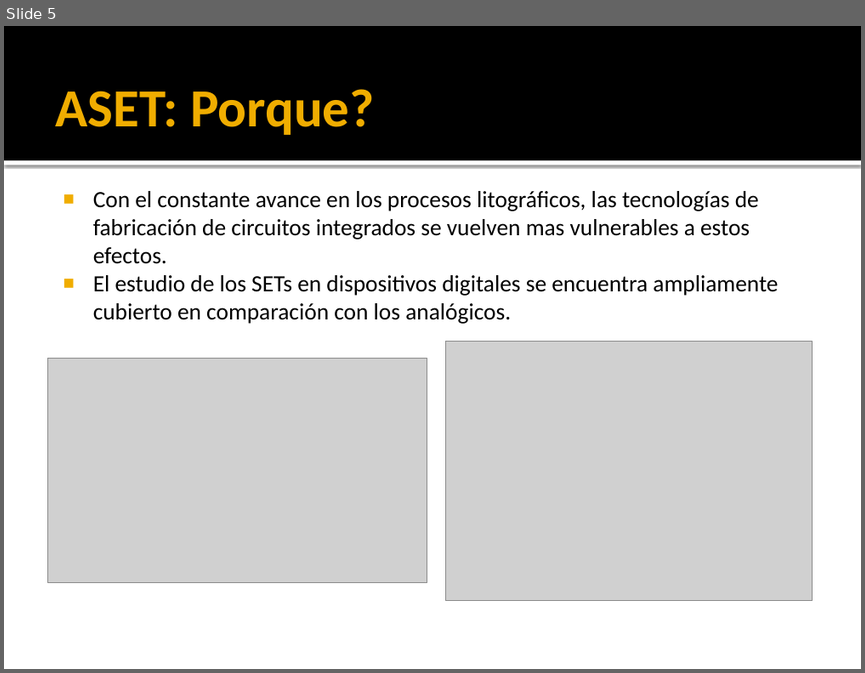
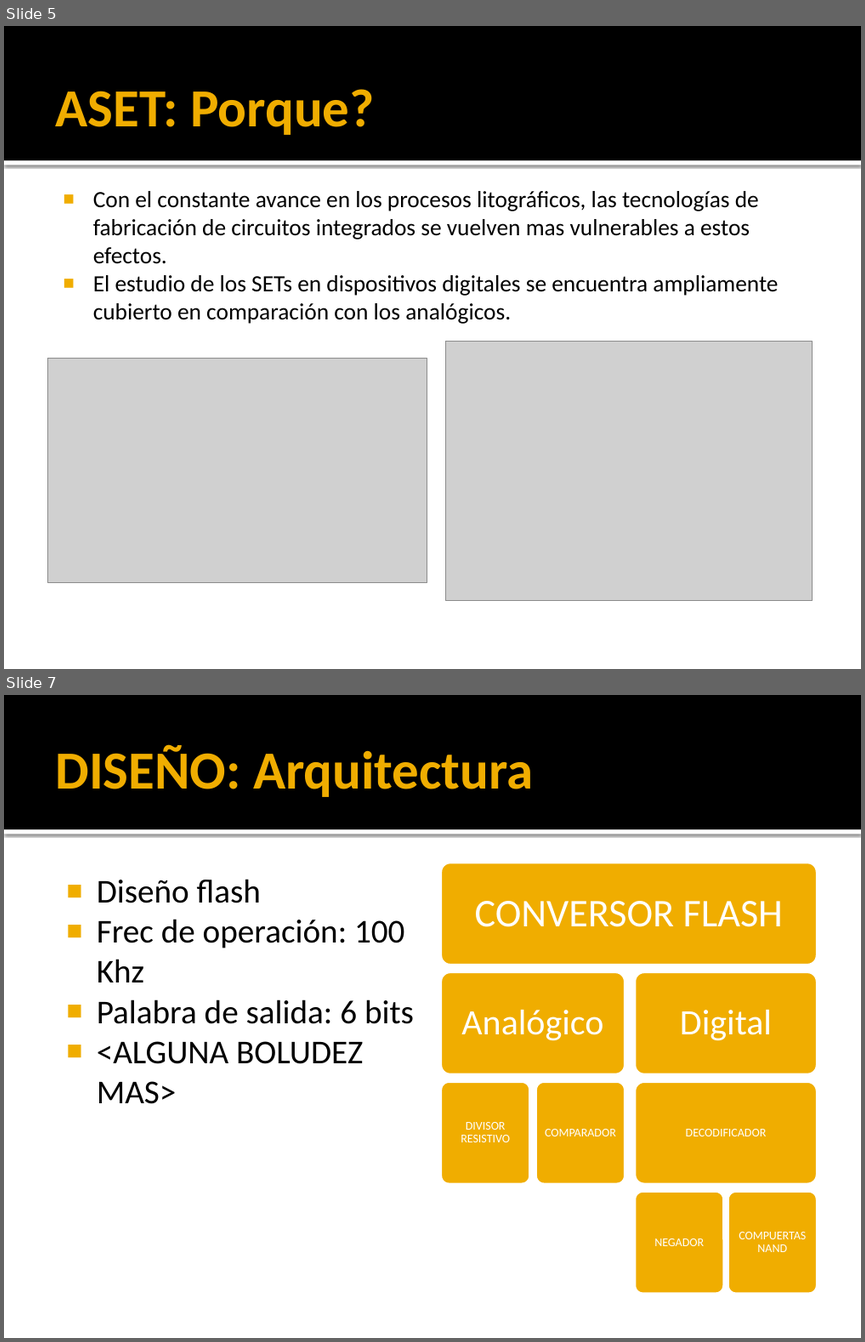
Before and after one commit to ginotkj/fiocs, a slide deck: Documentation/Documentacion/PRESENTACION.pptx. Shown one above the other, each under a label of ours: slide 5 before the commit, slides 5 and 7 after it; the slides between them are not shown. The pictures are 865x673 and 865x1342 pixels, drawn with LibreOffice and Linux fonts; fonts in the diff are those of the drawing; grey boxes stand for pictures. Boxes give left, top, right and bottom in pixels: in the first picture for what was removed or moved away, otherwise in the second. Text is boxed around its words. In the diff, an @@ line names an element or a change of style, - is before the commit and + after.

```diff
--- a/Documentation/Documentacion/PRESENTACION.pptx
+++ b/Documentation/Documentacion/PRESENTACION.pptx
@@ slide 7 added at <box>4,695,861,1338</box>, background #FFFFFF; not listed: 2 template elements that a slide beside it also shows @@
@@ title added at <box>55,744,533,797</box>, 45 pt, text #F0AD00, bold @@
+DISEÑO: Arquitectura
@@ text added at <box>97,879,414,1104</box>, 28 pt, text #000000 @@
+■ Diseño flash
+■ Frec de operación: 100 Khz
+■ Palabra de salida: 6 bits
+■ <ALGUNA BOLUDEZ MAS>
@@ group added at <box>439,862,818,1295</box>: 8 rounded rectangles, 8 texts @@
+CONVERSOR FLASH
+Analógico
+DIVISOR RESISTIVO
+COMPARADOR
+Digital
+DECODIFICADOR
+NEGADOR
+COMPUERTAS NAND
```
Also in this commit, not shown: 9 other slides added.
